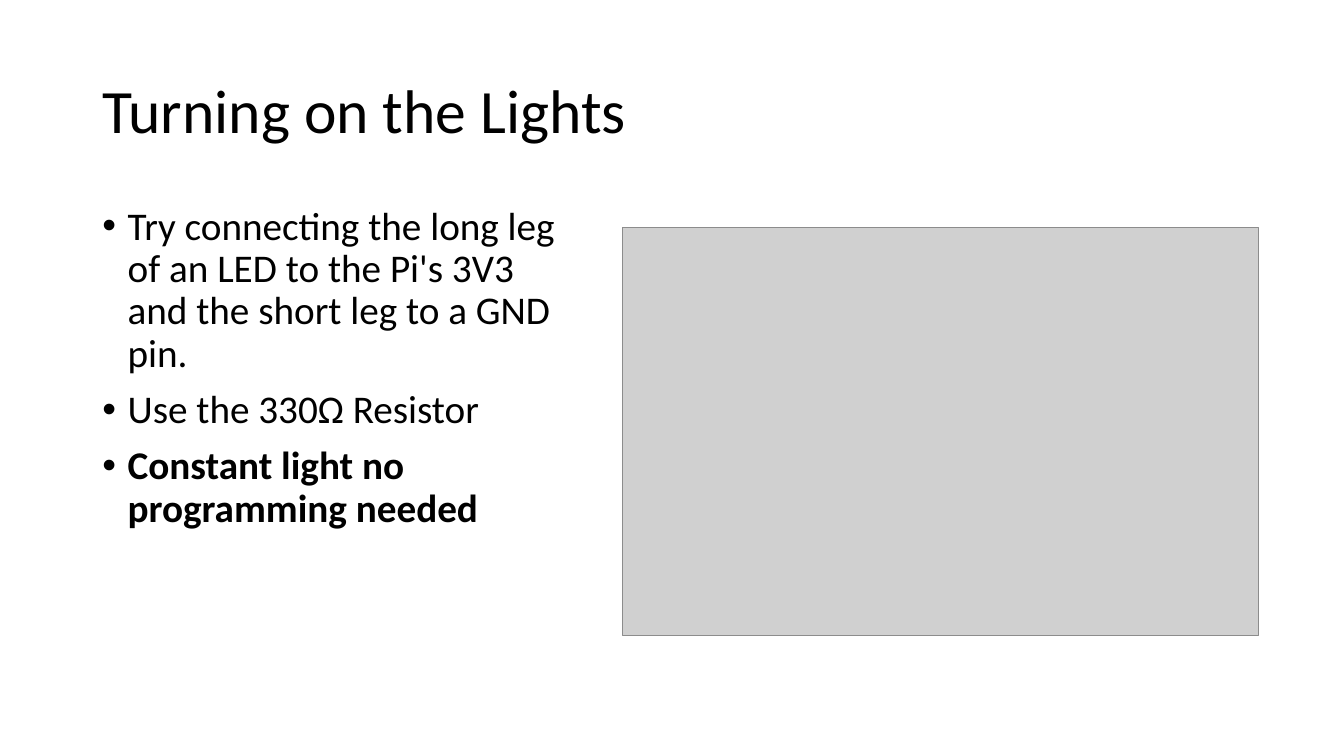
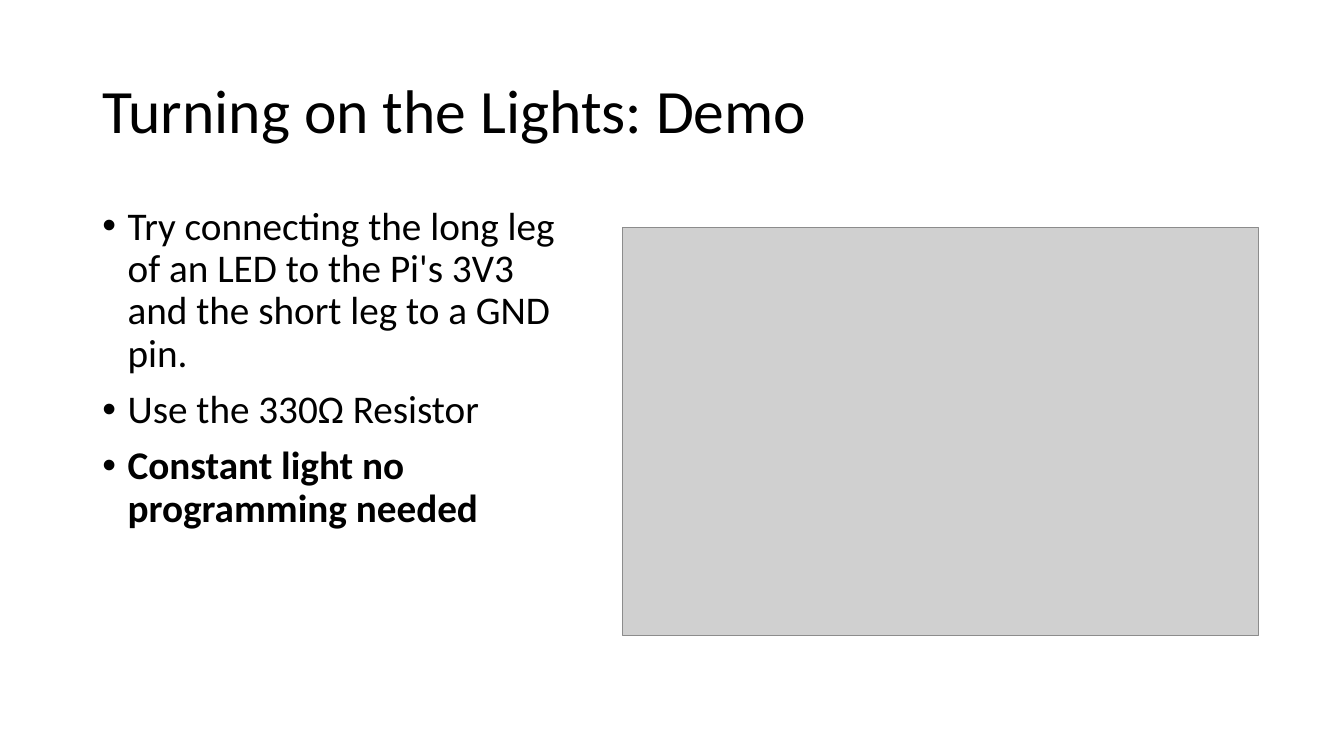
Before and after one commit to mluckenbill/philly-code-camp-2017-1, a slide deck: slide 20 of Philadelphia Code Camp.pptx. Drawn at 1344x756 pixels with LibreOffice and Linux fonts; fonts in the diff are those of the drawing; grey boxes stand for pictures. Boxes give left, top, right and bottom in pixels: in the first picture for what was removed or moved away, otherwise in the second. Text is boxed around its words. In the diff, an @@ line names an element or a change of style, - is before the commit and + after.

```diff
--- a/Philadelphia Code Camp.pptx
+++ b/Philadelphia Code Camp.pptx
@@ title at (x1=102, y1=90, x2=806, y2=144): text changed @@
-Turning on the Lights
+Turning on the Lights: Demo
```
Also in this commit, not shown: 3 other slides changed, 9 slides added, 4 slides removed, 1 other file.
